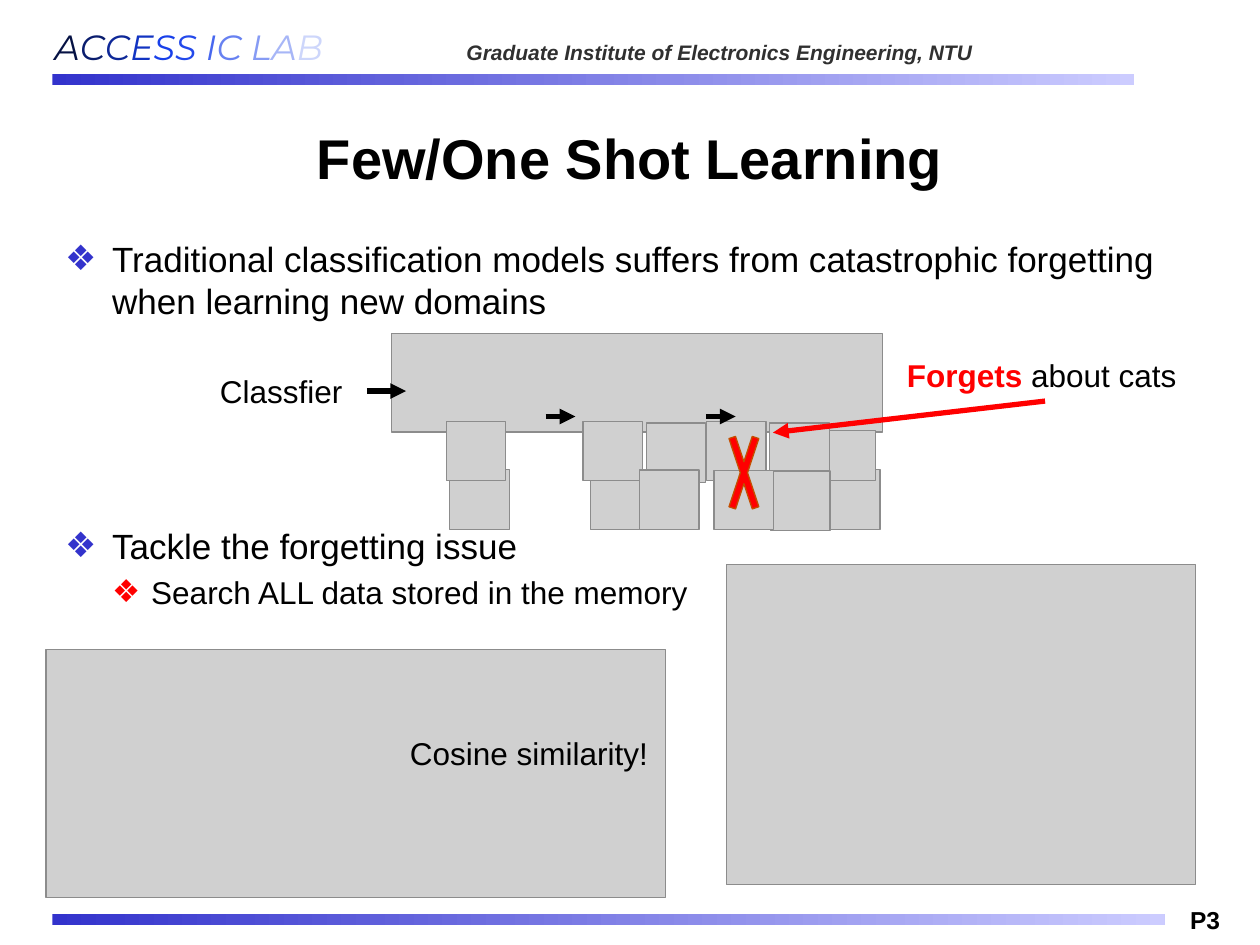
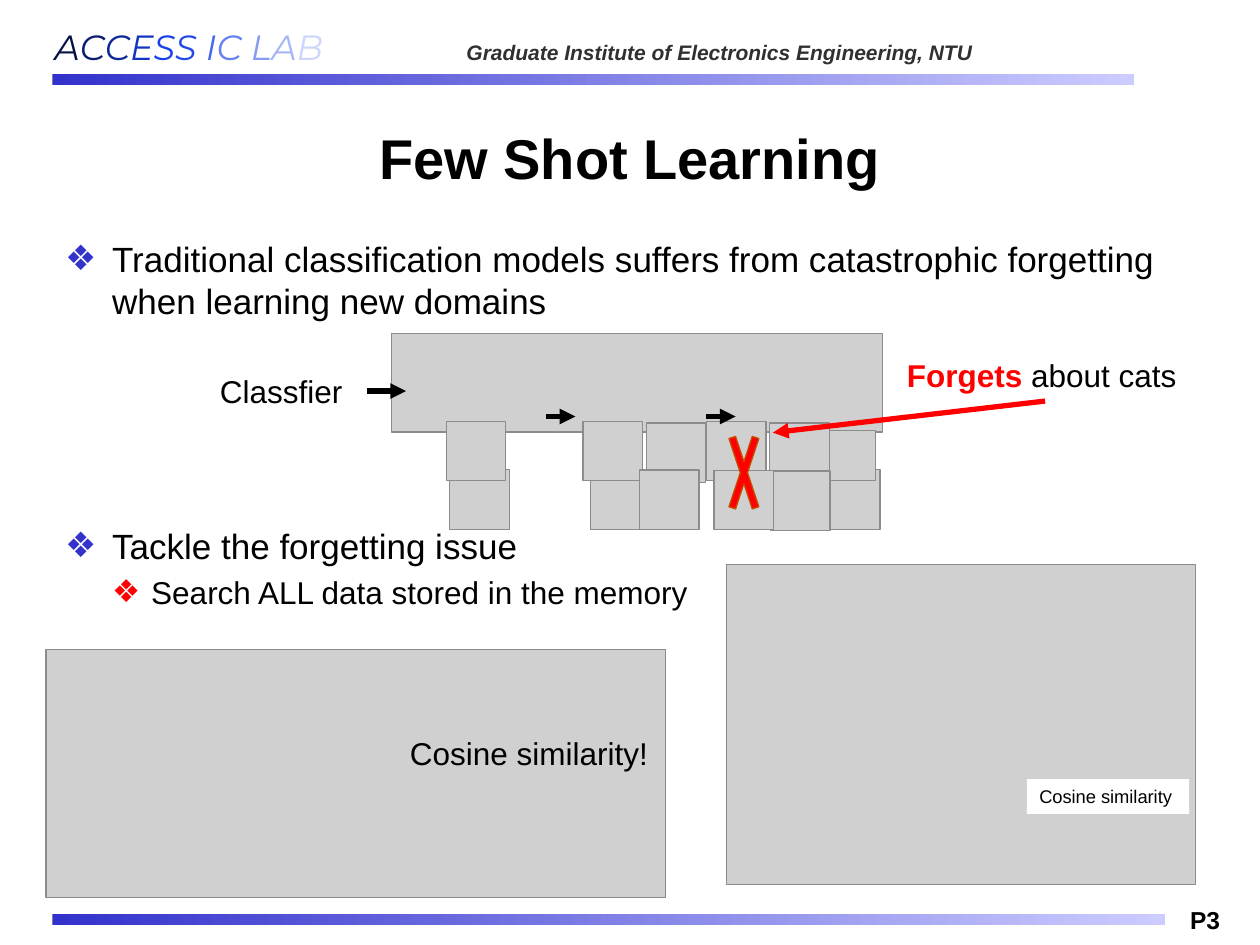
Before and after one commit to Oniontow/AndyWu_Project, a slide deck: slide 3 of IMS_NEW.pptx. Drawn at 1260x945 pixels with LibreOffice and Linux fonts; fonts in the diff are those of the drawing; grey boxes stand for pictures; background and template pictures are left out. Boxes give left, top, right and bottom in pixels: in the first picture for what was removed or moved away, otherwise in the second. Text is boxed around its words. In the diff, an @@ line names an element or a change of style, - is before the commit and + after.

```diff
--- a/IMS_NEW.pptx
+++ b/IMS_NEW.pptx
@@ title at (x1=379, y1=138, x2=879, y2=190): text changed @@
-Few/One Shot Learning
+Few Shot Learning
@@ rectangle added at (x1=1027, y1=779, x2=1189, y2=814), fill #FFFFFF, 10.5 pt, text #000000 @@
+Cosine similarity
```
Also in this commit, not shown: 7 other slides changed.
